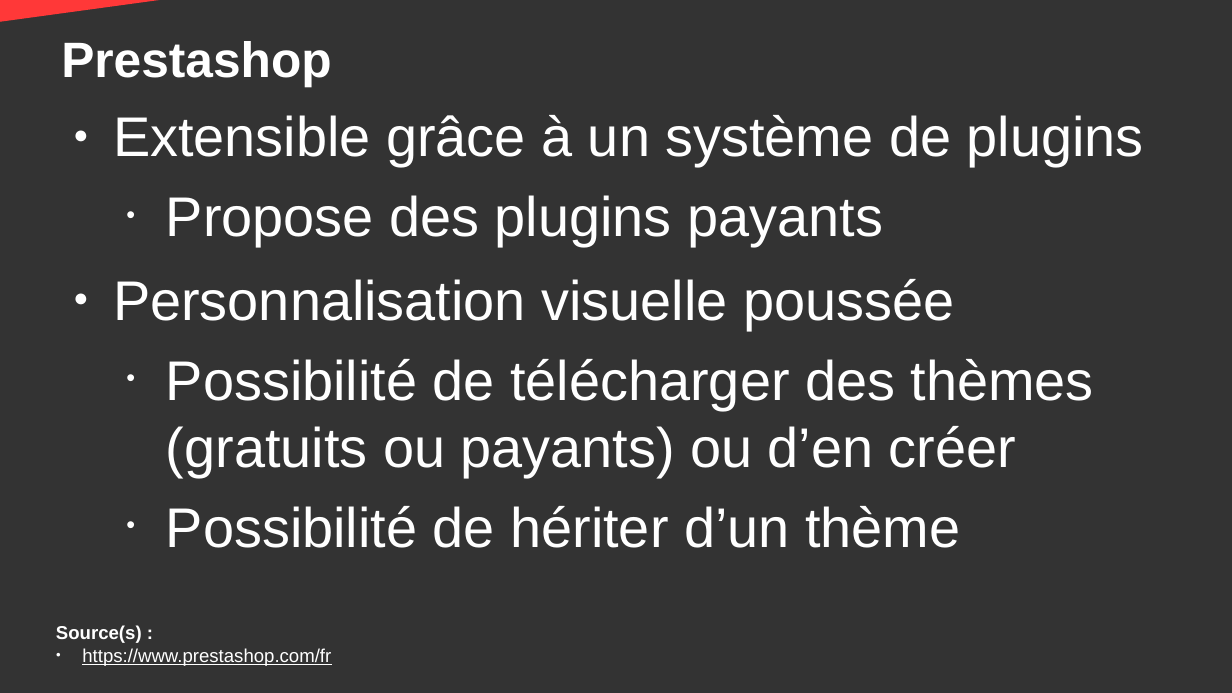
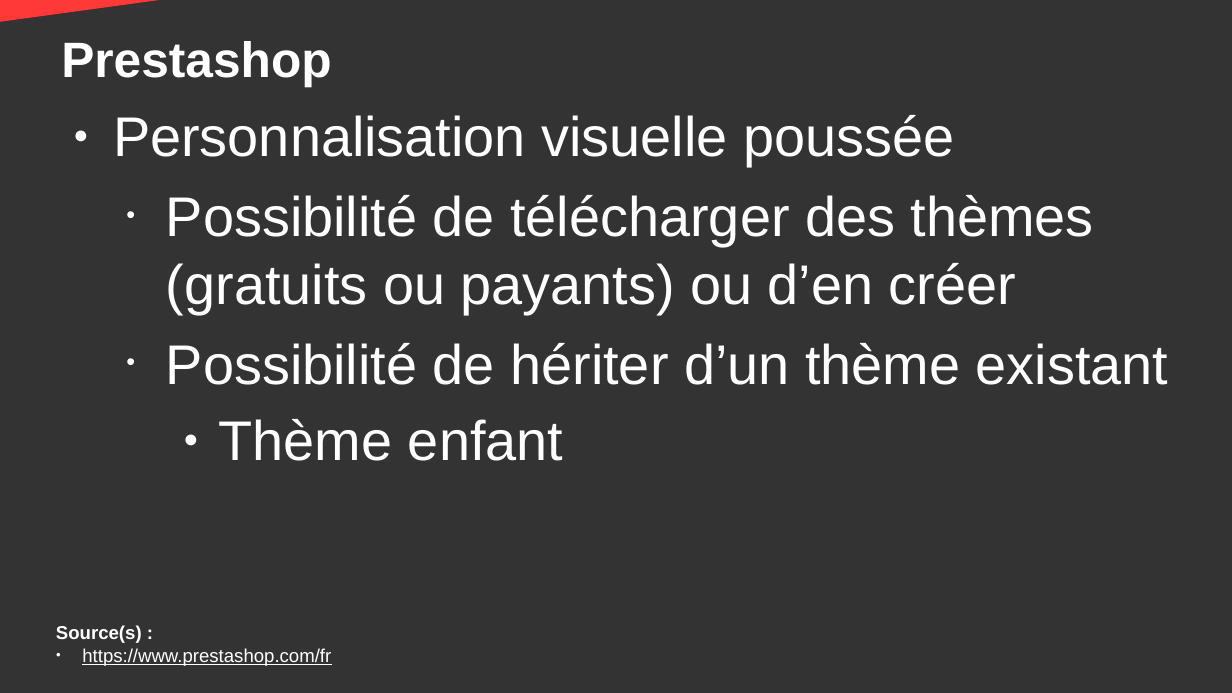
Before and after one commit to DanYellow/cours, a slide deck: slide 17 of gestion-de-contenus-specialisee-s4/travaux-pratiques/numero-1/presentation.odp. Drawn at 1232x693 pixels with LibreOffice and Linux fonts; fonts in the diff are those of the drawing. Boxes give left, top, right and bottom in pixels: in the first picture for what was removed or moved away, otherwise in the second. Text is boxed around its words. In the diff, an @@ line names an element or a change of style, - is before the commit and + after.

Commit message:
Update Prestashop

```diff
--- a/gestion-de-contenus-specialisee-s4/travaux-pratiques/numero-1/presentation.odp
+++ b/gestion-de-contenus-specialisee-s4/travaux-pratiques/numero-1/presentation.odp
@@ text at (113,115,1144,246): paragraphs removed @@
-● Extensible grâce à un système de plugins
-  • Propose des plugins payants
@@ text at (113,115,954,166): more space between paragraphs @@
@@ text at (166,343,1168,461): text changed @@
-  • Possibilité de hériter d’un thème
+  • Possibilité de hériter d’un thème existant
+    ● Thème enfant
```
Also in this commit, not shown: 7 other slides changed, 2 slides added, 1 slide removed, 4 other files.
